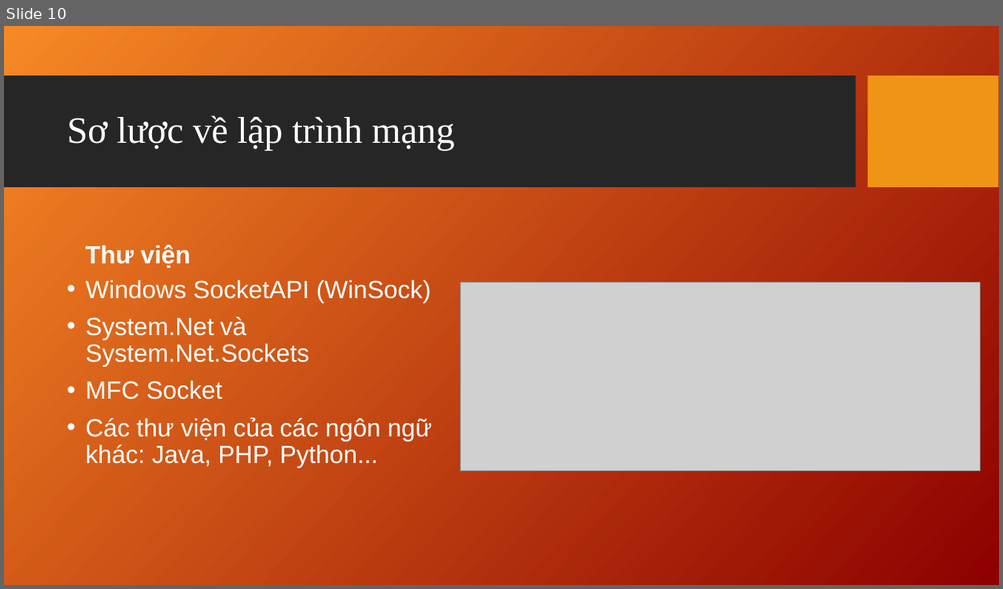
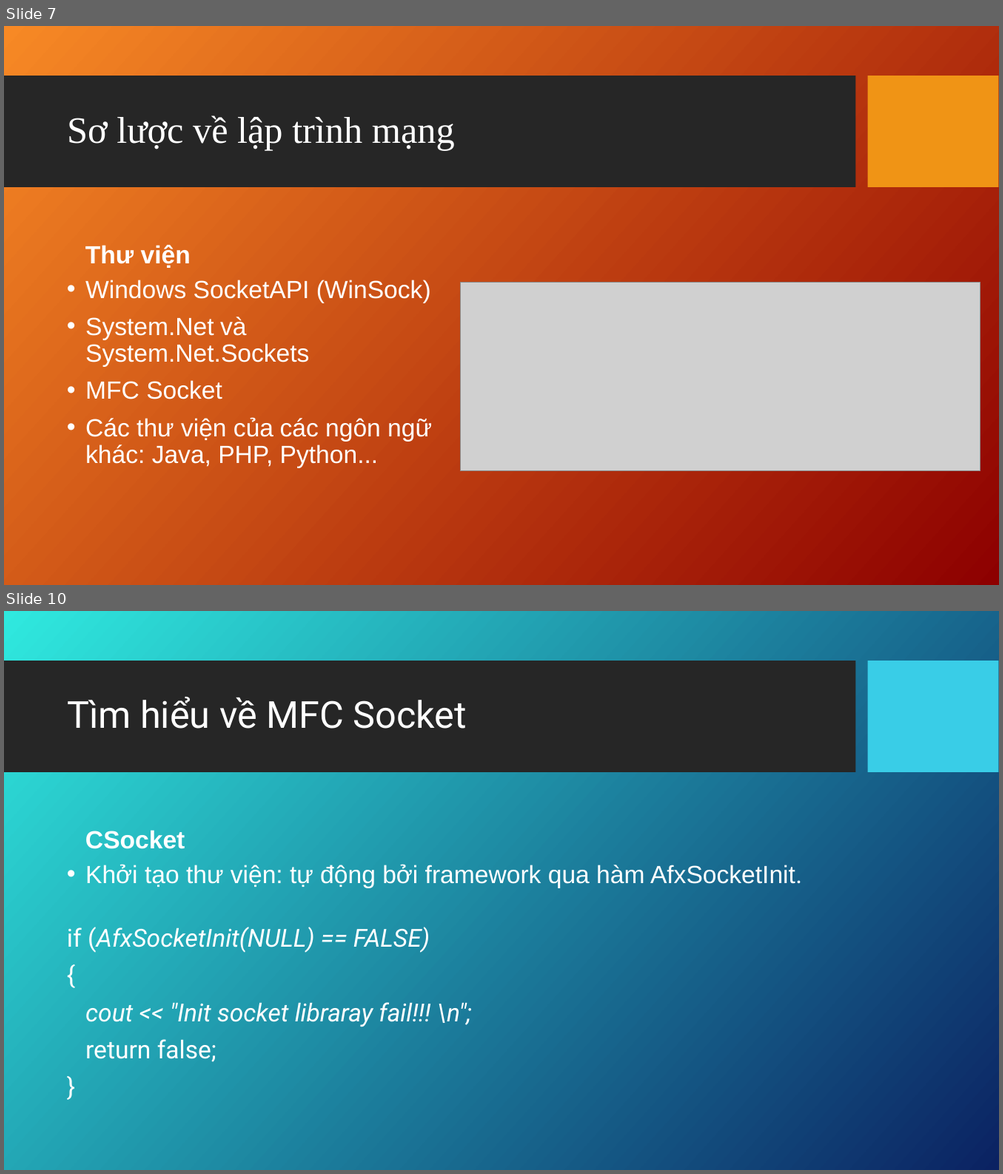
Before and after one commit to bahao247/ChattingApp, a slide deck: Documents/Socket_Connect_Presentation_TuanNA_2142.ppt. Shown one above the other, each under a label of ours: slide 10 before the commit, slides 7 and 10 after it; the slides between them are not shown. The pictures are 1003x589 and 1003x1174 pixels, drawn with LibreOffice and Linux fonts; fonts in the diff are those of the drawing; grey boxes stand for pictures; background and template pictures are left out. Boxes give left, top, right and bottom in pixels: in the first picture for what was removed or moved away, otherwise in the second. Text is boxed around its words. In the diff, an @@ line names an element or a change of style, - is before the commit and + after.

```diff
--- a/Documents/Socket_Connect_Presentation_TuanNA_2142.ppt
+++ b/Documents/Socket_Connect_Presentation_TuanNA_2142.ppt
@@ slide 10 added at (x1=4, y1=611, x2=999, y2=1170), background picture (left out); not listed: 1 template element that a slide beside it also shows @@
@@ rectangle added at (x1=868, y1=661, x2=998, y2=773), fill #39CDE7 @@
@@ title added at (x1=67, y1=696, x2=466, y2=729), 36 pt, text #FFFFFF @@
+Tìm hiểu về MFC Socket
@@ text added at (x1=85, y1=830, x2=185, y2=849), 24 pt, text #FFFFFF, bold @@
+CSocket
@@ text added at (x1=67, y1=864, x2=802, y2=1062), 24 pt, text #FFFFFF @@
+• Khởi tạo thư viện: tự động bởi framework qua hàm AfxSocketInit.
+if (AfxSocketInit(NULL) == FALSE)
+{
+cout << "Init socket libraray fail!!! \n";
+return false;
+}
@@ what was slide 10 is now slide 7 @@
```
Also in this commit, not shown: 15 other slides added, 13 slides removed, 3 other files.
